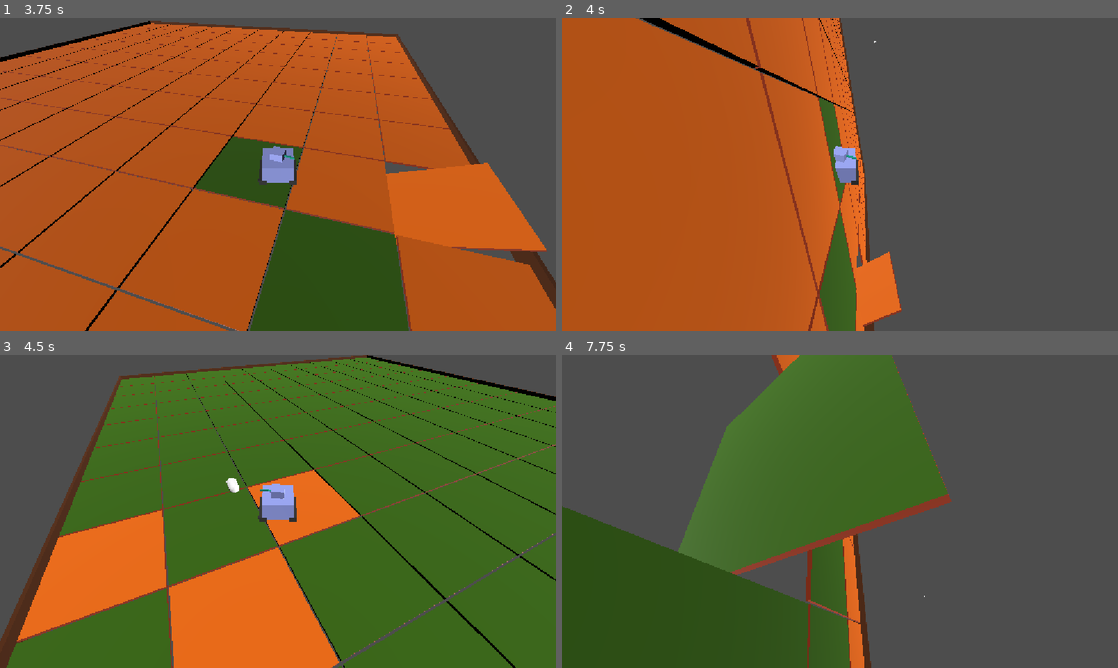
Above: before the commit, frames 1-4 (two rows, left to right).
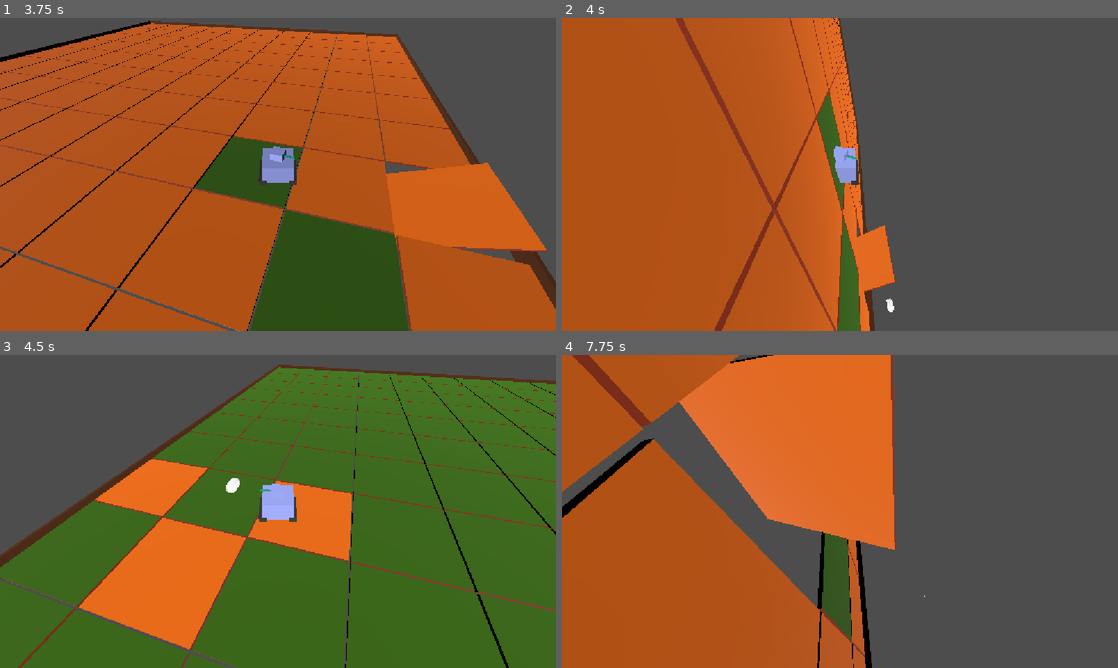
Above: after the commit, the same moments.

Repository: Grihgrix/Tank_Shift
Game: Godot game, scene res://Game scenes/Main_game_scene.tscn
The game is run twice, just before and just after one commit, with the same random seed, the same clock (stepped at 60 frames per second) and the same inputs.
Inputs (mouse positions are in pixels of both pictures, inside the frame that each line leads up to):
- Up to frame 1 (3.75 s): tap Enter (ui_accept) at 0.5, 0.77, 1.52, 3.02 s; move the mouse to (400, 158) at 0.52 s; hold Right (ui_right) 0.53-1.28 s; right-click (400, 158) at 0.6 s; click (400, 158) at 0.67 s; move the mouse to (166, 190) at 1.27 s; hold Down (ui_down) 1.28-2.03 s; right-click (166, 190) at 1.35 s; click (166, 190) at 1.42 s; move the mouse to (333, 105) at 2.02 s; hold Right (ui_right) 2.03-2.78 s; click (333, 105) at 2.1 s; right-click (333, 105) at 2.3 s; move the mouse to (250, 237) at 2.77 s; hold Up (ui_up) 2.78-3.53 s; right-click (250, 237) at 2.85 s; click (250, 237) at 2.92 s; move the mouse to (444, 221) at 3.52 s; hold Left (ui_left) from 3.53 s (still down); right-click (444, 221) at 3.6 s; click (444, 221) at 3.67 s
- Up to frame 2 (4 s): keep holding Left (ui_left); tap Enter (ui_accept) at 3.77 s
- Up to frame 3 (4.5 s): keep holding Left (ui_left); move the mouse to (111, 464) at 4.27 s; click (111, 464) at 4.35 s
- Up to frame 4 (7.75 s): tap Enter (ui_accept) at 4.52, 6.02, 6.77, 7.52 s; right-click (673, 464) at 4.55 s; move the mouse to (867, 511) at 5.02 s; release Left (ui_left) at 5.03 s; hold Down (ui_down) 5.03-5.78 s; right-click (867, 511) at 5.1 s; click (867, 511) at 5.17 s; move the mouse to (756, 433) at 5.77 s; hold Right (ui_right) 5.78-6.53 s; right-click (756, 433) at 5.85 s; click (756, 433) at 5.92 s; move the mouse to (962, 495) at 6.52 s; hold Up (ui_up) 6.53-7.28 s; click (962, 495) at 6.6 s; right-click (962, 495) at 6.8 s; move the mouse to (728, 527) at 7.27 s; hold Right (ui_right) from 7.28 s (still down); right-click (728, 527) at 7.35 s; click (728, 527) at 7.42 s

Frame 1 is identical in both runs. In frame 2, 6.1% of the frame differs, in the area x 13-62%, y 0-100%; in frame 3, 34%; in frame 4, 57%, in the area x 0-71%, y 0-100%.

Commit message:
CVharacter is properly assigned its tile as parent
character is assigned its tile as parent
It is stopped to move (but can still turn aim and shoot) while shifting
However the character referential on down side prevents it from driving in the right direction on axis X
Velocity needs to be adjusted or to ensure it is in the right referential

Diff:
--- a/Game scenes/Character scenes/character.gd
+++ b/Game scenes/Character scenes/character.gd
@@ -4,9 +4,12 @@
 @onready var self_shift_triggered:bool = false
 @onready var rotation_z_target:float
 
+@export var current_tile_id:int # to be used to assing tile as temp parent of the character
+@export var not_in_shift:int = 1
 
 func _ready():
-	position.y = 0 # ensures we are on the tile levet
+	position.y = 0 # ensures we are on the tile level
+
 
 func _physics_process(delta):
 	# Add the gravity.
@@ -15,6 +18,20 @@
 		pass
 		# Gravity is not to be used in this project
 		# Needs to be replaced by thecharacter sticking to the tile surface
+
+	########################################
+	# Find the tile id the character is on #
+	########################################
+	var Current_Tile_X:int = round(global_position.x / (Global.terrain_tile_size + Global.space_between_tiles))
+	var Current_Tile_Y:int = -(round(global_position.z / (Global.terrain_tile_size + Global.space_between_tiles)))
+	current_tile_id = (Current_Tile_X * 10000) + Current_Tile_Y
+	#print(current_tile_id)
+
+	#######################################################
+	# Reparent the character to the current tile it is on #
+	#######################################################
+	#reparent()
+
 
 	##############
 	# Self-shift #
@@ -42,6 +59,7 @@
 	###########################
 	if Input.is_action_just_released("Distant_Shift"):
 		Global.shift_requested_on_mouse = true
+		# Actual shift is happening in the tiles code
 
 	######################################
 	# Check if we are upside down or not #
@@ -70,8 +88,9 @@
 	###################
 
 	# Character moving forward or backward
-	velocity.z = move_direction * Global.SPEED * cos(rotation.y)
-	velocity.x = move_direction * Global.SPEED * sin(rotation.y)
+	velocity.z = move_direction * Global.SPEED * cos(rotation.y) * not_in_shift
+	velocity.x = move_direction * Global.SPEED * sin(rotation.y) * not_in_shift
+
 
 	# Character rotating right or left
 	rotate_y(steer_direction * is_up_or_down * delta)
--- a/Game scenes/Main_game_scene.tscn
+++ b/Game scenes/Main_game_scene.tscn
@@ -1,9 +1,11 @@
 [gd_scene format=3 uid="uid://5re30mheve6q"]
 
+[ext_resource type="Script" uid="uid://dvvfcaytjtq6e" path="res://Game scenes/main_game_scene.gd" id="1_ljjr8"]
 [ext_resource type="PackedScene" uid="uid://bvwc4o8phj4ai" path="res://Game scenes/Character scenes/character.tscn" id="2_sqh5q"]
 [ext_resource type="PackedScene" uid="uid://cwdqucy88hqqy" path="res://Game scenes/Terrain scenes/Level.tscn" id="3_ljjr8"]
 
 [node name="Node" type="Node" unique_id=1927353018]
+script = ExtResource("1_ljjr8")
 
 [node name="Topside_DirectionalLight3D" type="DirectionalLight3D" parent="." unique_id=1646275945]
 transform = Transform3D(1, 0, 0, 0, 0.34202015, 0.9396926, 0, -0.9396926, 0.34202015, 0, 30, 0)
--- a/Game scenes/Terrain scenes/Level.tscn
+++ b/Game scenes/Terrain scenes/Level.tscn
@@ -67,3 +67,4 @@
 
 [node name="Camera3D" type="Camera3D" parent="." unique_id=1092873005]
 transform = Transform3D(1, 0, 0, 0, 1, 0, 0, 0, 1, 9.475271, 3.3716755, 10.696658)
+visible = false
--- a/Game scenes/Terrain scenes/terrain_tile.gd
+++ b/Game scenes/Terrain scenes/terrain_tile.gd
@@ -44,6 +44,11 @@
 	# Enable launch of the shift
 	tile_shift_triggered = true
 
+	 # Immobilize the character currently on the tile
+	for child in get_children():
+		if child is CharacterBody3D:
+			child.not_in_shift = 0 # This disables movement forward and backward
+
 
 func tile_shift(delta):
 	# Operate rile shift
@@ -56,3 +61,7 @@
 		tile_shift_triggered = false
 		rotation.z = rotation_z_target
 		position.y = 0 # ensures we remain on the tile side we are supposed to be on
+		# Reenable character to move
+		for child in get_children():
+			if child is CharacterBody3D:
+				child.not_in_shift = 1 # This enables movement forward and backward
--- a/Game scenes/Terrain scenes/terrain_tile.tscn
+++ b/Game scenes/Terrain scenes/terrain_tile.tscn
@@ -60,5 +60,6 @@
 transform = Transform3D(6, 0, 0, 0, 0.15, 0, 0, 0, 6, 0, 0, 0)
 shape = SubResource("BoxShape3D_wltj5")
 
+[connection signal="input_event" from="Area3D" to="." method="_on_area_3d_input_event"]
 [connection signal="mouse_entered" from="Area3D" to="." method="_on_area_3d_mouse_entered"]
 [connection signal="mouse_exited" from="Area3D" to="." method="_on_area_3d_mouse_exited"]
--- /dev/null
+++ b/Game scenes/main_game_scene.gd
@@ -0,0 +1,23 @@
+extends Node
+
+@onready var character = $Character
+@onready var level = $Level
+@onready var Tiles_parent_group = level.get_node("Tiles_parent_group")
+
+# Called when the node enters the scene tree for the first time.
+func _ready():
+	assign_character_to_tile(character)
+
+
+# Called every frame. 'delta' is the elapsed time since the previous frame.
+func _process(delta):
+	#assign_character_to_tile(character)
+	if Global.shift_requested_on_mouse:
+		assign_character_to_tile(character)
+
+
+func assign_character_to_tile(current_character):
+	for tile in Tiles_parent_group.get_children():
+		if tile.tile_id == current_character.current_tile_id:
+			current_character.reparent(tile, true)
+			#print(current_character.get_parent())
Not shown, added: Game scenes/main_game_scene.gd.uid
Not shown, added: Game scenes/Character scenes/character.tscn13690371981.tmp
